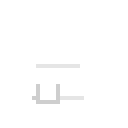
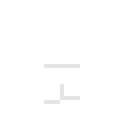
Before/after of a 128x128 layered artwork. What changed in the layer stack:
painted on "Layer 3" over [32, 64, 84, 104]
